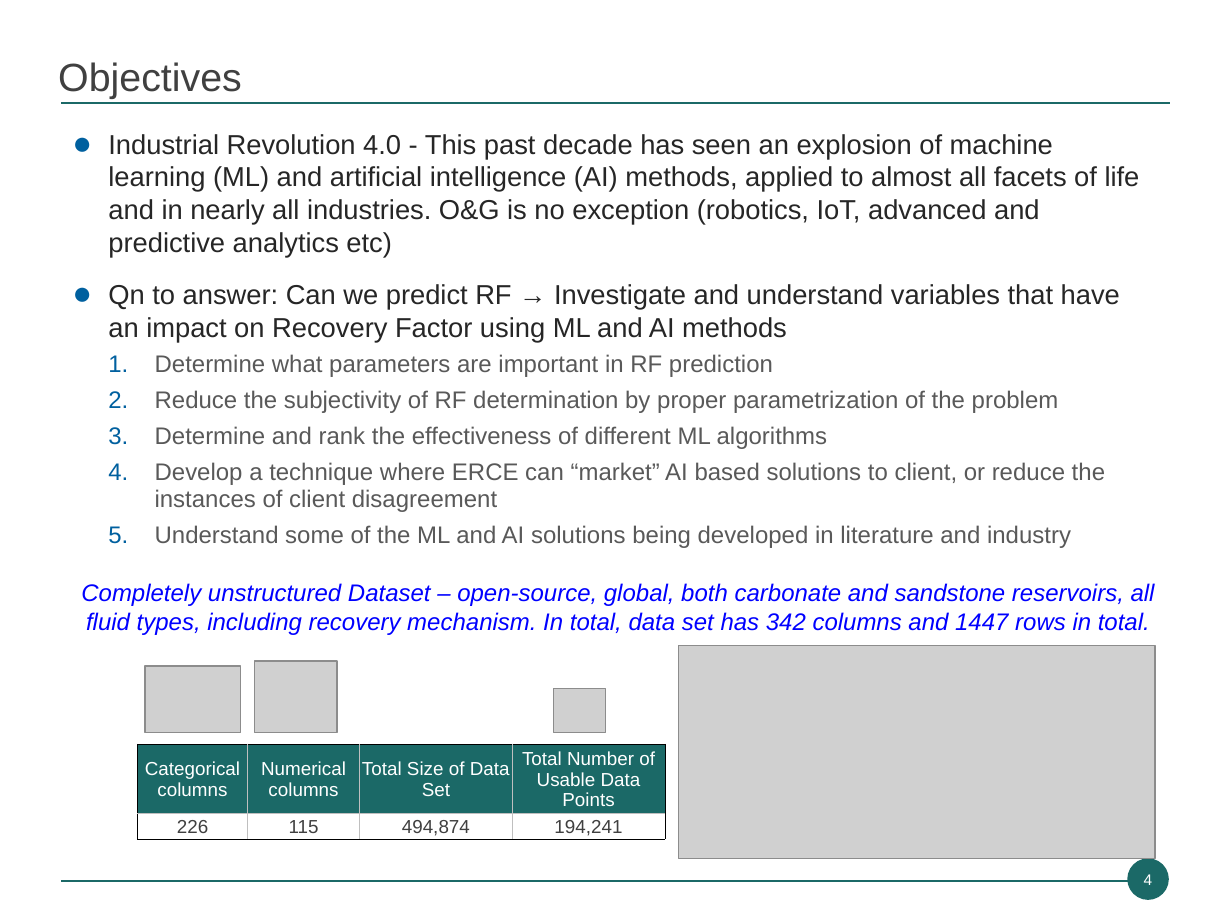
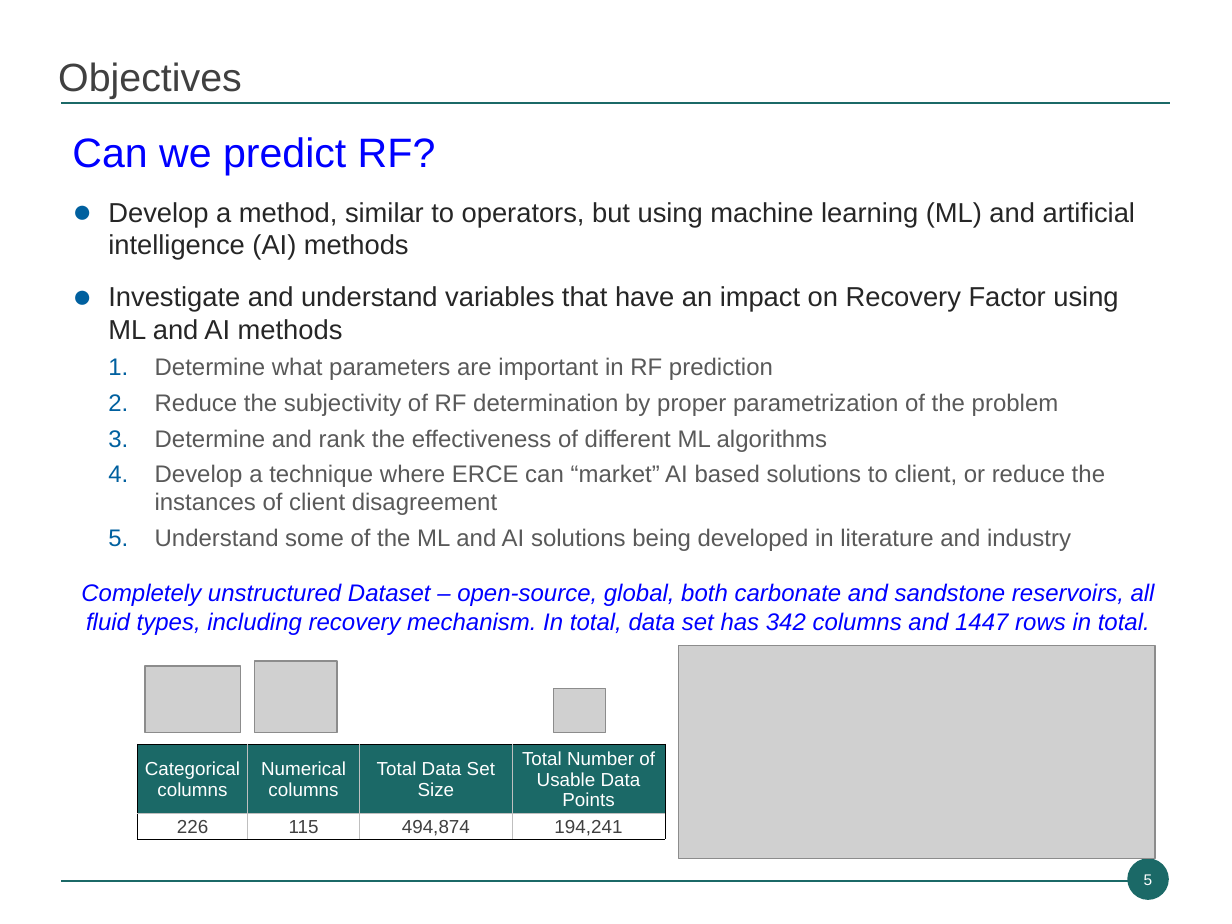
Before and after one commit to munishkumar-gh/munishkumar-gh.github.io, a slide deck: slide 5 of SPE_Paper/Prediction of Recovery Factor using Machine Learning Methods.pptx (slide 4 before the commit). Drawn at 1232x924 pixels with LibreOffice and Linux fonts; fonts in the diff are those of the drawing; grey boxes stand for pictures; background and template pictures are left out. Boxes give left, top, right and bottom in pixels: in the first picture for what was removed or moved away, otherwise in the second. Text is boxed around its words. In the diff, an @@ line names an element or a change of style, - is before the commit and + after.

```diff
--- a/SPE_Paper/Prediction of Recovery Factor using Machine Learning Methods.pptx
+++ b/SPE_Paper/Prediction of Recovery Factor using Machine Learning Methods.pptx
@@ text at box(72, 137, 1135, 340): text changed @@
-● Industrial Revolution 4.0 - This past decade has seen an explosion of machine learning (ML) and artificial intelligence (AI) methods, applied to almost all facets of life and in nearly all industries. O&G is no exception (robotics, IoT, advanced and predictive analytics etc)
-● Qn to answer: Can we predict RF → Investigate and understand variables that have an impact on Recovery Factor using ML and AI methods
+Can we predict RF?
+● Develop a method, similar to operators, but using machine learning (ML) and artificial intelligence (AI) methods
+● Investigate and understand variables that have an impact on Recovery Factor using ML and AI methods
@@ table at box(138, 744, 665, 840) @@
-row 1, column 3: Total Size of Data Set
+row 1, column 3: Total Data Set Size
@@ page number at box(1144, 874, 1153, 885): text changed @@
-4
+5
```
Also in this commit, not shown: 11 other slides changed, 5 slides added, 2 slides removed, 11 other files.
